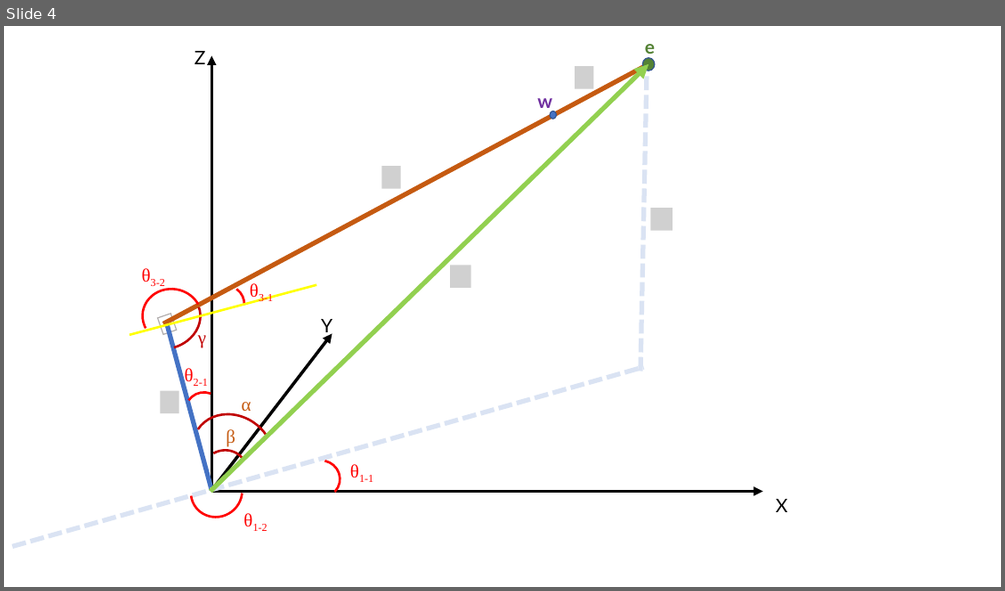
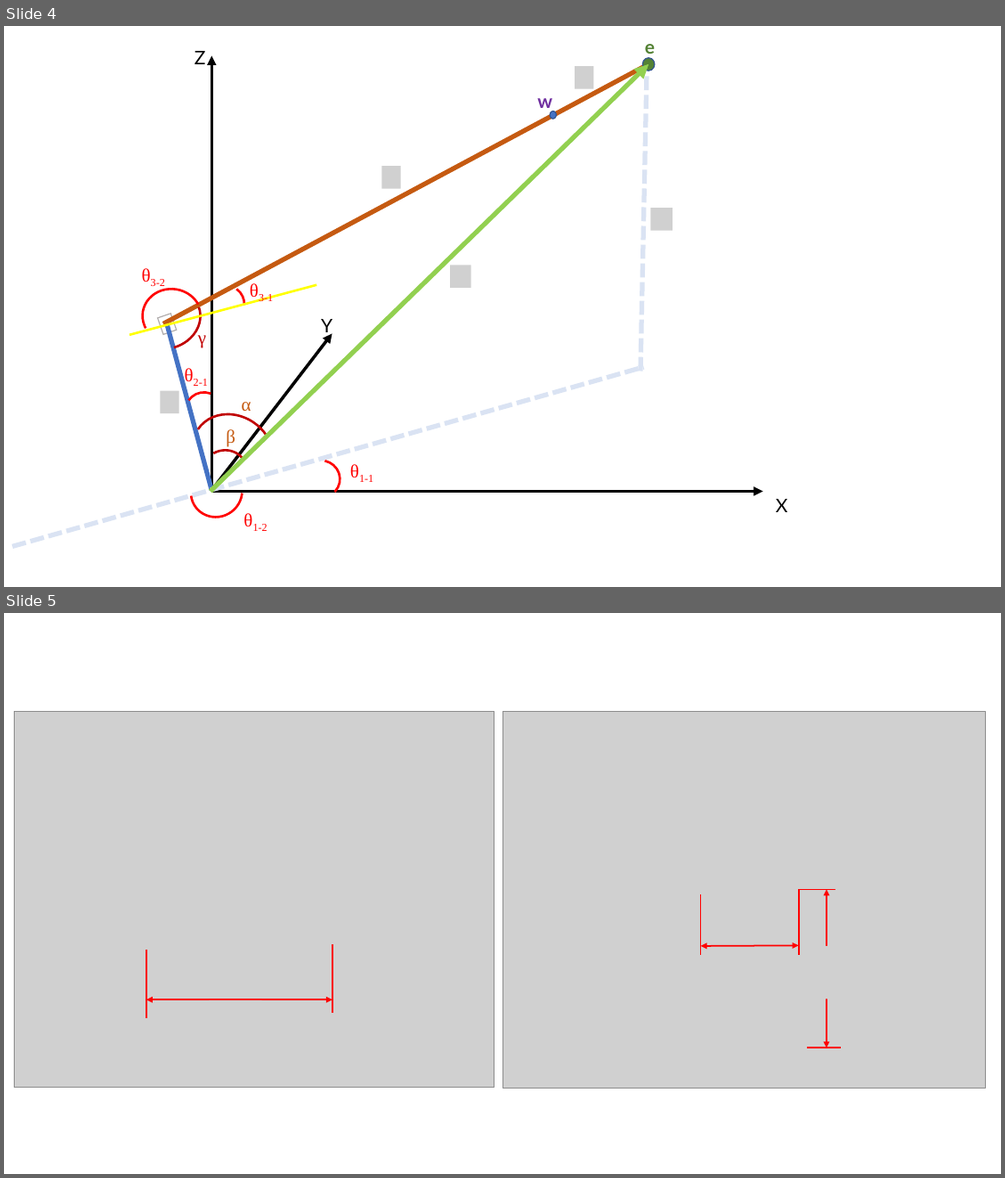
Before and after one commit to Robotica-2021/Laboratorio-2, a slide deck: Lab2.pptx. Shown one above the other, each under a label of ours: slide 4 before the commit, slides 4 and 5 after it. The pictures are 1005x591 and 1005x1178 pixels, drawn with LibreOffice and Linux fonts; fonts in the diff are those of the drawing; grey boxes stand for pictures. Boxes give left, top, right and bottom in pixels: in the first picture for what was removed or moved away, otherwise in the second. Text is boxed around its words. In the diff, an @@ line names an element or a change of style, - is before the commit and + after.

Commit message:
cotas

```diff
--- a/Lab2.pptx
+++ b/Lab2.pptx
@@ slide 5 added at (4, 613, 1001, 1174), background #FFFFFF @@
@@ picture added at (14, 711, 494, 1087) @@
@@ picture added at (503, 712, 986, 1088) @@
@@ line added from (701, 895) to (701, 955), #FF0000 1.5 pt @@
@@ line added from (800, 890) to (800, 955), #FF0000 1.5 pt @@
@@ line added from (800, 890) to (835, 890), #FF0000 1.5 pt @@
@@ double arrow added from (826, 1047) to (826, 890), #FF0000 1.5 pt @@
@@ line added from (146, 949) to (146, 1018), #FF0000 1.5 pt @@
@@ line added from (332, 944) to (332, 1013), #FF0000 1.5 pt @@
@@ double arrow added from (701, 946) to (799, 945), #FF0000 1.5 pt @@
@@ picture added at (722, 948, 791, 968) @@
@@ picture added at (825, 946, 846, 999) @@
@@ double arrow added from (146, 999) to (332, 999), #FF0000 1.5 pt @@
@@ picture added at (209, 1000, 262, 1021) @@
@@ line added from (841, 1047) to (807, 1047), #FF0000 1.5 pt @@
```
